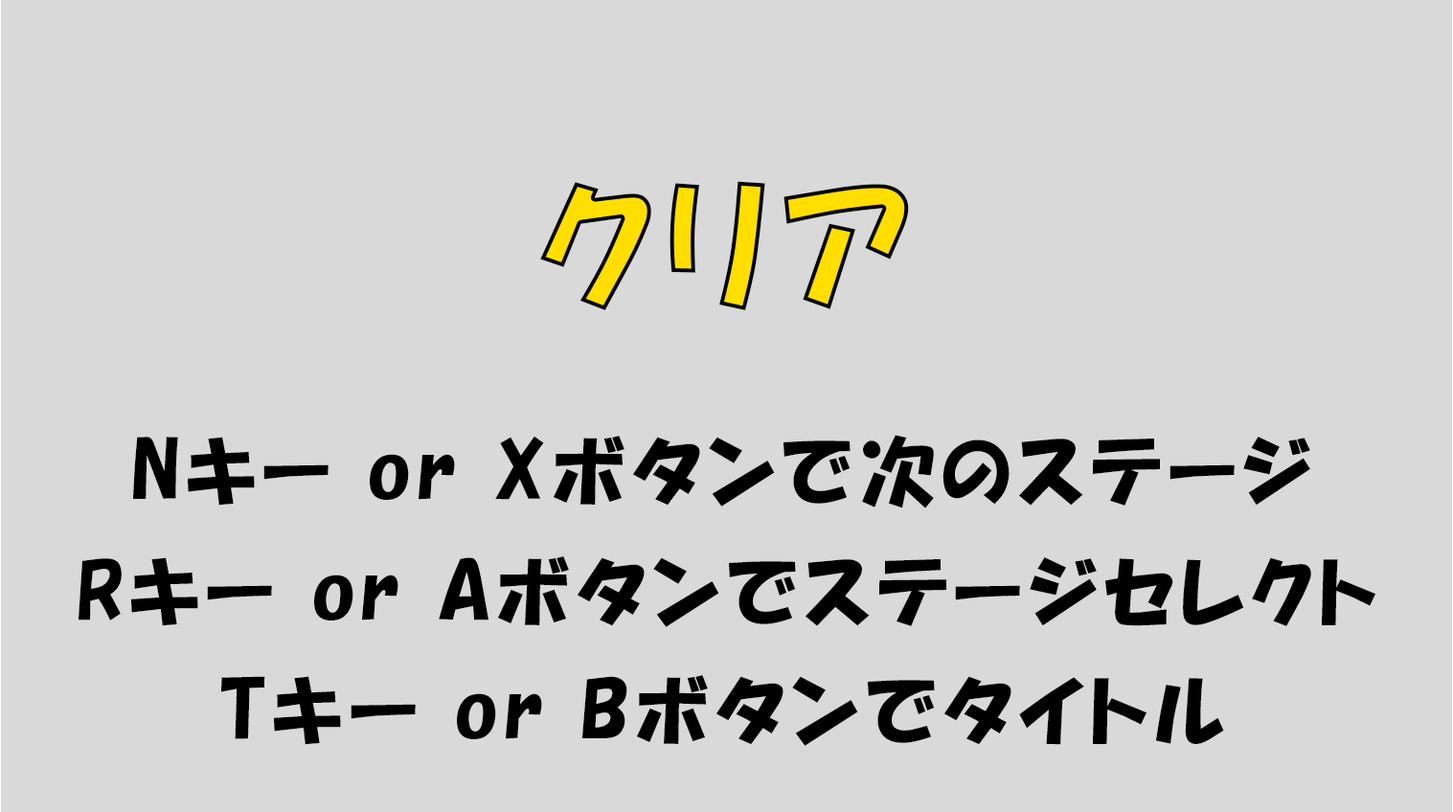
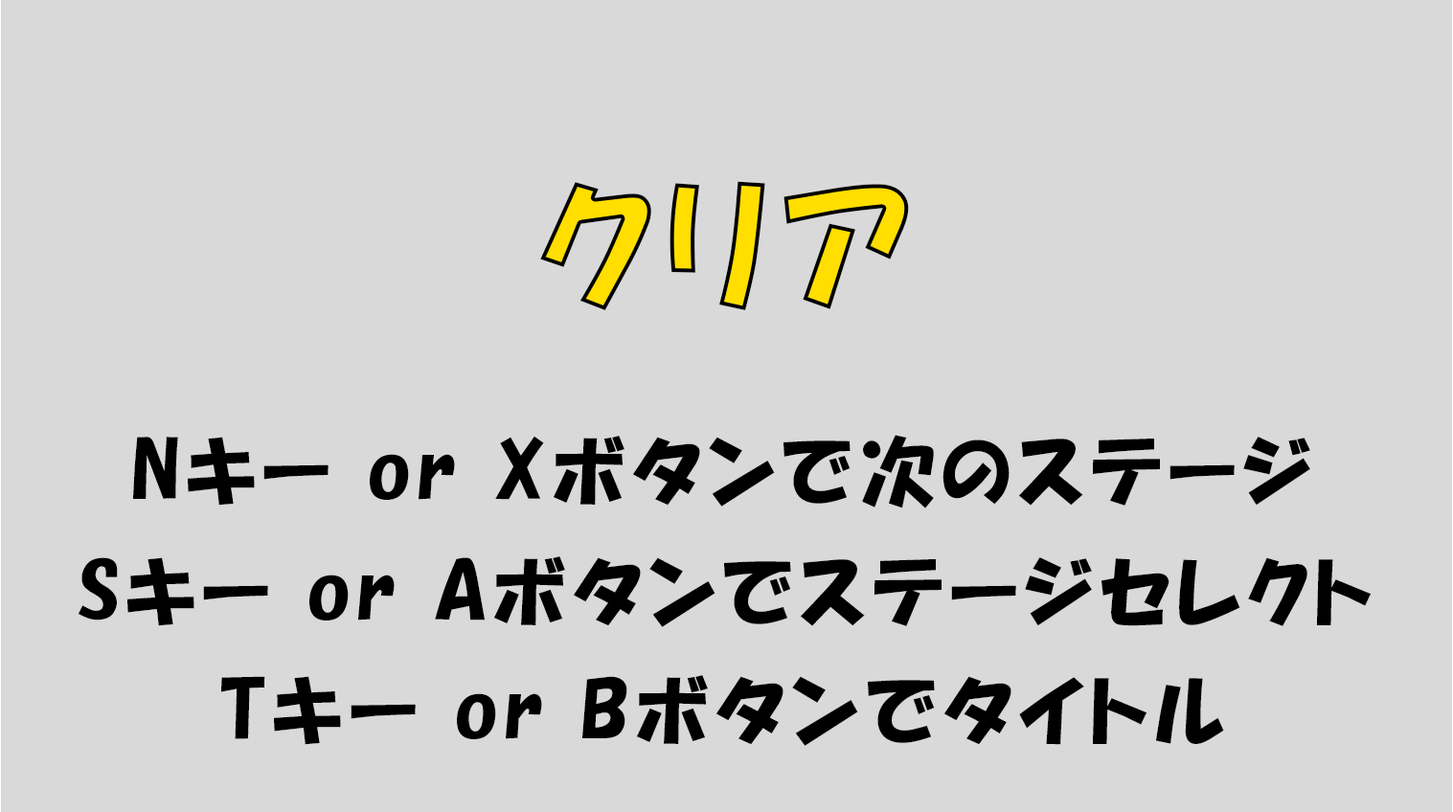
Two versions of the same layered image (w=1453, h=812). Layer-by-layer changes:
renamed "Rキー or Aボタンでステージセレクト" to "Sキー or Aボタンでステージセレクト", painted on it over (78, 556, 1376, 628)
